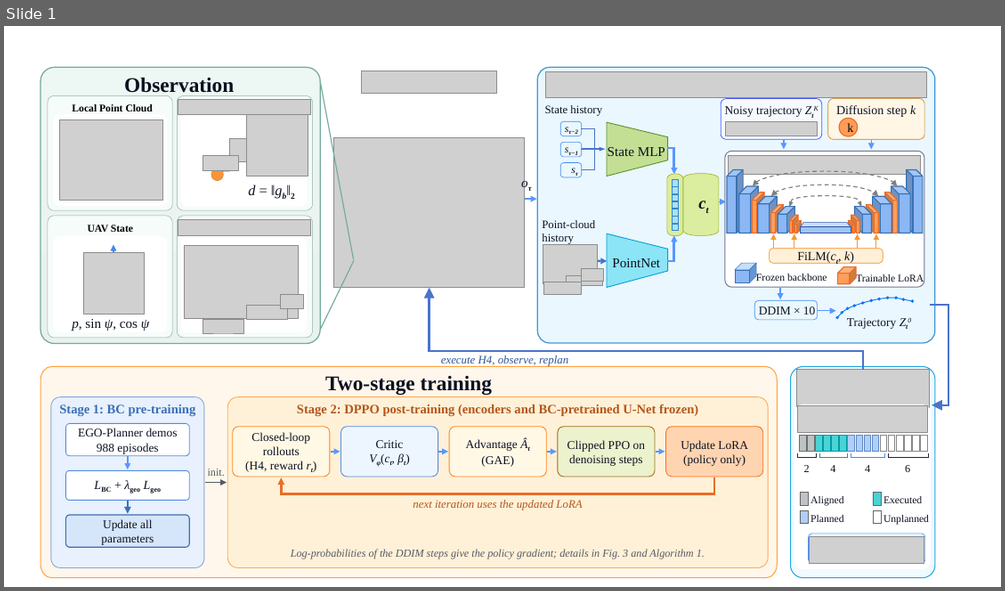
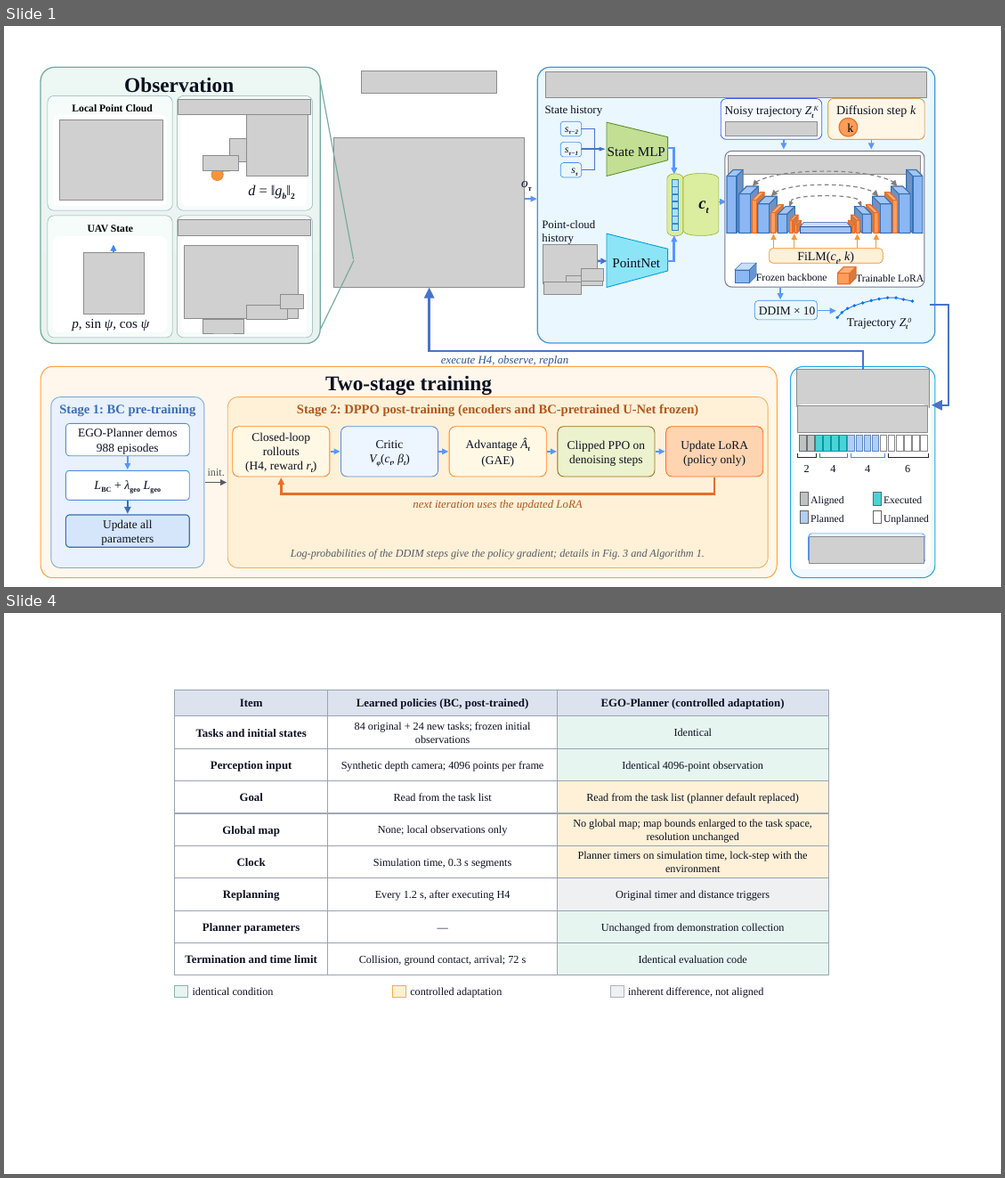
Before and after one commit to cjjandtsr/cjjdelunwen, a slide deck: 图表/figure_01_v3.1.pptx. Shown one above the other, each under a label of ours: slide 1 before the commit, slides 1 and 4 after it; the slides between them are not shown. The pictures are 1005x591 and 1005x1178 pixels, drawn with LibreOffice and Linux fonts; fonts in the diff are those of the drawing; grey boxes stand for pictures; background and template pictures are left out. Boxes give left, top, right and bottom in pixels: in the first picture for what was removed or moved away, otherwise in the second. Text is boxed around its words. In the diff, an @@ line names an element or a change of style, - is before the commit and + after.

```diff
--- a/图表/figure_01_v3.1.pptx
+++ b/图表/figure_01_v3.1.pptx
@@ slide 4 added at (x1=4, y1=613, x2=1001, y2=1174), background #FFFFFF @@
@@ rectangle added at (x1=175, y1=690, x2=328, y2=715), fill #DCE3EE, outline #9AA3AE 0.6 pt, 11 pt, text #0B1020, bold @@
+Item
@@ rectangle added at (x1=328, y1=690, x2=558, y2=715), fill #DCE3EE, outline #9AA3AE 0.6 pt, 11 pt, text #0B1020, bold @@
+Learned policies (BC, post-trained)
@@ rectangle added at (x1=558, y1=690, x2=828, y2=715), fill #DCE3EE, outline #9AA3AE 0.6 pt, 11 pt, text #0B1020, bold @@
+EGO-Planner (controlled adaptation)
@@ rectangle added at (x1=175, y1=716, x2=328, y2=748), fill #FFFFFF, outline #9AA3AE 0.6 pt, 11 pt, text #0B1020, bold @@
+Tasks and initial states
@@ rectangle added at (x1=328, y1=716, x2=558, y2=748), fill #FFFFFF, outline #9AA3AE 0.6 pt, 10.5 pt, text #0B1020 @@
+84 original + 24 new tasks; frozen initial observations
@@ rectangle added at (x1=558, y1=716, x2=828, y2=748), fill #E7F5F0, outline #9AA3AE 0.6 pt, 10.5 pt, text #0B1020 @@
+Identical
@@ rectangle added at (x1=175, y1=748, x2=328, y2=780), fill #FFFFFF, outline #9AA3AE 0.6 pt, 11 pt, text #0B1020, bold @@
+Perception input
@@ rectangle added at (x1=328, y1=748, x2=558, y2=780), fill #FFFFFF, outline #9AA3AE 0.6 pt, 10.5 pt, text #0B1020 @@
+Synthetic depth camera; 4096 points per frame
@@ rectangle added at (x1=558, y1=748, x2=828, y2=780), fill #E7F5F0, outline #9AA3AE 0.6 pt, 10.5 pt, text #0B1020 @@
+Identical 4096-point observation
@@ rectangle added at (x1=175, y1=780, x2=328, y2=812), fill #FFFFFF, outline #9AA3AE 0.6 pt, 11 pt, text #0B1020, bold @@
+Goal
@@ rectangle added at (x1=328, y1=780, x2=558, y2=812), fill #FFFFFF, outline #9AA3AE 0.6 pt, 10.5 pt, text #0B1020 @@
+Read from the task list
@@ rectangle added at (x1=558, y1=780, x2=828, y2=812), fill #FFF1D8, outline #9AA3AE 0.6 pt, 10.5 pt, text #0B1020 @@
+Read from the task list (planner default replaced)
@@ rectangle added at (x1=175, y1=813, x2=328, y2=845), fill #FFFFFF, outline #9AA3AE 0.6 pt, 11 pt, text #0B1020, bold @@
+Global map
@@ rectangle added at (x1=328, y1=813, x2=558, y2=845), fill #FFFFFF, outline #9AA3AE 0.6 pt, 10.5 pt, text #0B1020 @@
+None; local observations only
@@ rectangle added at (x1=558, y1=813, x2=828, y2=845), fill #FFF1D8, outline #9AA3AE 0.6 pt, 10.5 pt, text #0B1020 @@
+No global map; map bounds enlarged to the task space, resolution unchanged
@@ rectangle added at (x1=175, y1=845, x2=328, y2=877), fill #FFFFFF, outline #9AA3AE 0.6 pt, 11 pt, text #0B1020, bold @@
+Clock
@@ rectangle added at (x1=328, y1=845, x2=558, y2=877), fill #FFFFFF, outline #9AA3AE 0.6 pt, 10.5 pt, text #0B1020 @@
+Simulation time, 0.3 s segments
@@ rectangle added at (x1=558, y1=845, x2=828, y2=877), fill #FFF1D8, outline #9AA3AE 0.6 pt, 10.5 pt, text #0B1020 @@
+Planner timers on simulation time, lock-step with the environment
@@ rectangle added at (x1=175, y1=877, x2=328, y2=910), fill #FFFFFF, outline #9AA3AE 0.6 pt, 11 pt, text #0B1020, bold @@
+Replanning
@@ rectangle added at (x1=328, y1=877, x2=558, y2=910), fill #FFFFFF, outline #9AA3AE 0.6 pt, 10.5 pt, text #0B1020 @@
+Every 1.2 s, after executing H4
@@ rectangle added at (x1=558, y1=877, x2=828, y2=910), fill #EEF0F2, outline #9AA3AE 0.6 pt, 10.5 pt, text #0B1020 @@
+Original timer and distance triggers
@@ rectangle added at (x1=175, y1=910, x2=328, y2=943), fill #FFFFFF, outline #9AA3AE 0.6 pt, 11 pt, text #0B1020, bold @@
+Planner parameters
@@ rectangle added at (x1=328, y1=910, x2=558, y2=943), fill #FFFFFF, outline #9AA3AE 0.6 pt, 10.5 pt, text #0B1020 @@
+—
@@ rectangle added at (x1=558, y1=910, x2=828, y2=943), fill #E7F5F0, outline #9AA3AE 0.6 pt, 10.5 pt, text #0B1020 @@
+Unchanged from demonstration collection
@@ rectangle added at (x1=175, y1=943, x2=328, y2=975), fill #FFFFFF, outline #9AA3AE 0.6 pt, 11 pt, text #0B1020, bold @@
+Termination and time limit
@@ rectangle added at (x1=328, y1=943, x2=558, y2=975), fill #FFFFFF, outline #9AA3AE 0.6 pt, 10.5 pt, text #0B1020 @@
+Collision, ground contact, arrival; 72 s
@@ rectangle added at (x1=558, y1=943, x2=828, y2=975), fill #E7F5F0, outline #9AA3AE 0.6 pt, 10.5 pt, text #0B1020 @@
+Identical evaluation code
@@ rectangle added at (x1=175, y1=985, x2=188, y2=997), fill #E7F5F0, outline #85B5B3 0.6 pt @@
@@ rectangle added at (x1=393, y1=985, x2=406, y2=997), fill #FFF1D8, outline #F7AB56 0.6 pt @@
@@ rectangle added at (x1=610, y1=985, x2=624, y2=997), fill #EEF0F2, outline #AEB4BC 0.6 pt @@
@@ text added at (x1=193, y1=987, x2=274, y2=995), 10.5 pt, text #0B1020 @@
+identical condition
@@ text added at (x1=410, y1=987, x2=502, y2=997), 10.5 pt, text #0B1020 @@
+controlled adaptation
@@ text added at (x1=628, y1=987, x2=764, y2=997), 10.5 pt, text #0B1020 @@
+inherent difference, not aligned
```
Also in this commit, not shown: 2 other slides added, 7 other files.
